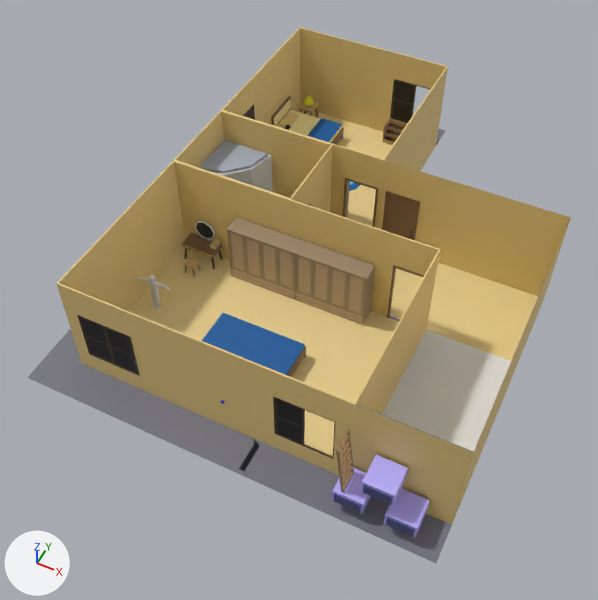
Before and after pictures for a commit that changed the Blender file Materials/MapLevel02.blend.
The view is the same before and after, from a 50 mm lens placed at (0.79, -16.63, 16.96), pointed at (-6.21, -2.63, -0.54). The axes (+X, +Y, +Z) are drawn at lower left. The lights are the same throughout.

The first picture shows 'AirConditioner.003', 'AirConditioner.01', 'AirConditioner.02', 'Blanket.001', 'Door.002', 'FloorWall', 'StairSteel', 'Staircase', 'ToiletBath', 'Wardrobe.001', 'Wardrobe.002', 'Window.002', 'Window.003'.
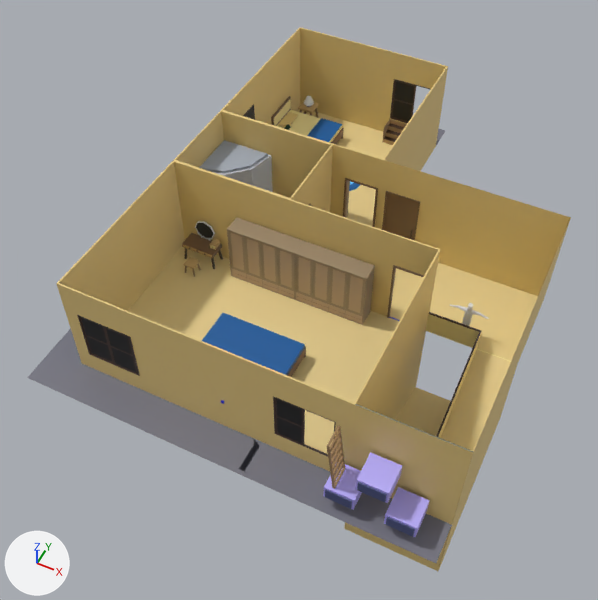
What differs and where, as boxes (x1, y1, x2, y2) in the pictures (598 x 600 px):
```json
{"object": "FloorWall", "change": "reshaped", "before": [27, 27, 571, 563], "after": [27, 27, 571, 571]}
{"object": "Staircase", "change": "reshaped", "before": [382, 330, 511, 451], "after": [395, 312, 511, 550]}
{"object": "AirConditioner.02", "change": "moved", "before": [361, 455, 408, 506], "after": [356, 452, 402, 503]}
{"object": "AirConditioner.01", "change": "moved", "before": [332, 468, 371, 513], "after": [323, 462, 362, 510]}
{"object": "StairSteel", "change": "moved", "before": [336, 429, 354, 493], "after": [327, 425, 345, 489]}
{"part": 1, "of": "me_plane", "change": "added", "after": [344, 331, 516, 571], "on screen": "brown"}
```

Edits to the scene script, one JSON object a line:
```json
{"block": "me_plane", "where": "# used by ob_floorwall; location = (0.0, 0.0, 0.0)"}
{"block": "me_plane", "where": "# verts and faces of me_plane; kept vertices keep their numbers, new ones are numbered from 150"}
{"block": "me_plane", "where": "# before: 1 (0.0, -7.5, 0.0) at pixel (452, 524), 8 (0.0, -2.5, 0.0) at pixel (517, 363), 21 (-2.5, -2.5, 0.0) at pixel (426, 329), 135 (-2.5, -7.5, 0.0), 138 (0.0, -7.47, 0.0) at pixel (452, 523)"}
{"block": "me_plane", "where": "# before: 139 (-2.5, -7.47, 0.0)"}
{"op": "remove", "block": "me_plane", "code": "me_plane.from_pydata(...)  # 150 vertices, 123 faces; spans x -11.0..0.0, y -8.5..5.94, z 0.0..3.0"}
{"op": "add", "block": "me_plane", "code": "me_plane.from_pydata(...)  # 156 vertices, 126 faces; spans x -11.0..0.0, y -8.5..5.94, z -2.5..3.0"}
{"block": "me_plane", "change": "me_plane part 1"}
{"op": "add", "block": "me_plane", "code": "for new, old in zip([*range(150, 156)], [1, 8, 21, 135, 138, 139]): verts[new] = verts[old] + (0.0, 0.0, -2.5)"}
{"op": "add", "block": "me_plane", "code": "faces += [(138, 154, 155, 139), (21, 135, 153, 152), (1, 8, 151, 150)]  # mat_materialmap (picture img_colorpalete_duel_32x_png)"}
{"block": "me_plane_001", "where": "# used by ob_staircase; location = (0.0, 0.0, 0.0)"}
{"op": "remove", "block": "me_plane_001", "code": "me_plane_001.from_pydata(...)  # 4 vertices, 1 face; spans x -2.5..0.0, y -7.5..-2.5, z 0.0"}
{"op": "add", "block": "me_plane_001", "code": "me_plane_001.from_pydata(...)  # 57 vertices, 47 faces; spans x -2.5..0.0, y -7.5..-2.5, z -2.5..0.72"}
{"block": "me_plane_001", "change": "me_plane_001 part 2"}
{"block": "me_plane_001", "change": "2 vertices are removed from x -2.5..0.0, y -7.5, z 0.0"}
{"block": "me_plane_001", "change": "1 face is deleted"}
{"block": "me_plane_001", "change": "24 vertices are added at x -2.5..0.0, y -7.5..-2.5, z -2.5..0.68"}
{"block": "me_plane_001", "change": "16 new vertices lie (0.0, 0.0, 0.04) away from vertices in x -2.5..-1.09, y -6.41..-2.5, z -1.82..0.68"}
{"block": "me_plane_001", "change": "15 new vertices lie (0.0, 0.0, -0.68) away from vertices in x -2.5..-1.09, y -6.41..-2.5, z -1.82..0.68"}
{"block": "me_plane_001", "change": "47 new faces join them"}
{"op": "add", "block": "me_plane_001", "code": "me_plane_001.materials.append(mat_materialmap)  # picture img_colorpalete_duel_32x_png"}
{"op": "set", "path": "ob_airconditioner_01.location", "old": "(-2.19, -7.94, 0.0)", "new": "(-2.4, -7.94, 0.0)"}
{"op": "set", "path": "ob_stairsteel.location", "old": "(-2.34, -7.97, 0.75)", "new": "(-2.55, -7.97, 0.75)"}
{"op": "set", "path": "ob_airconditioner_02.location", "old": "(-1.54, -7.94, 0.9)", "new": "(-1.67, -7.94, 0.9)"}
```
